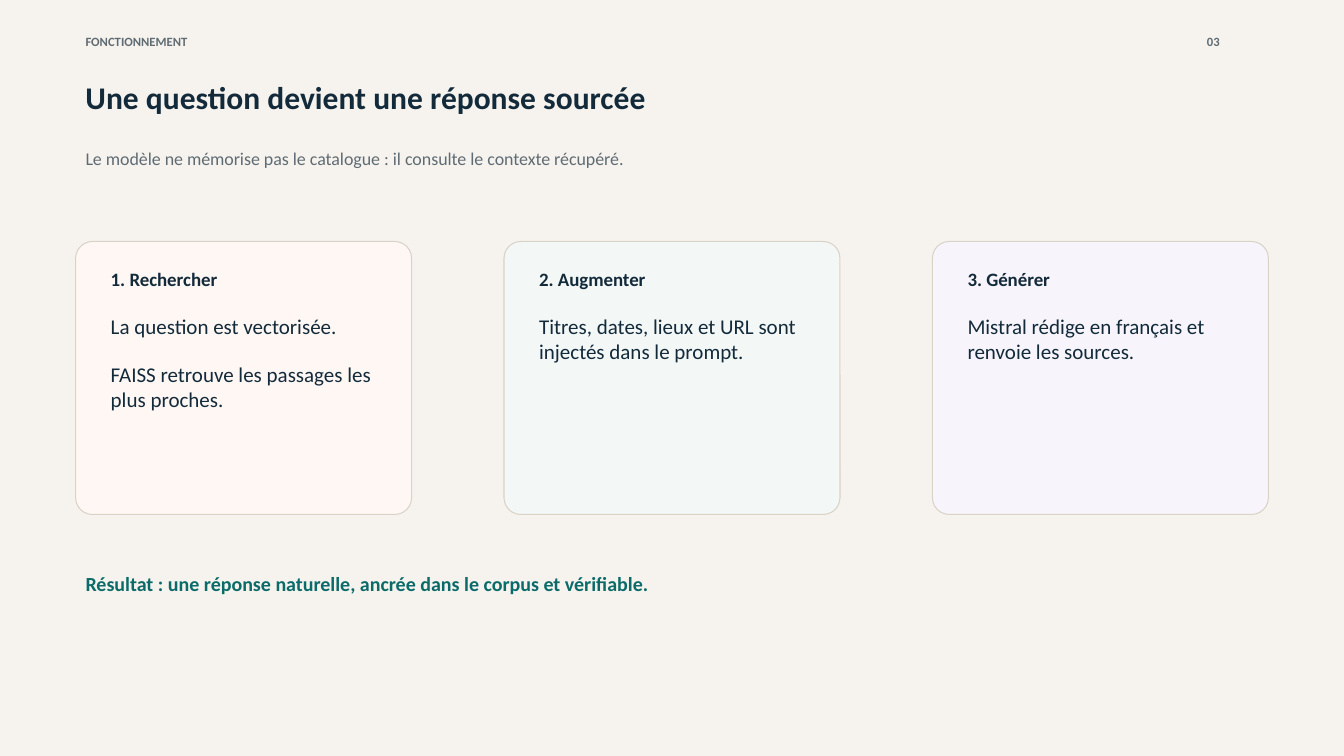
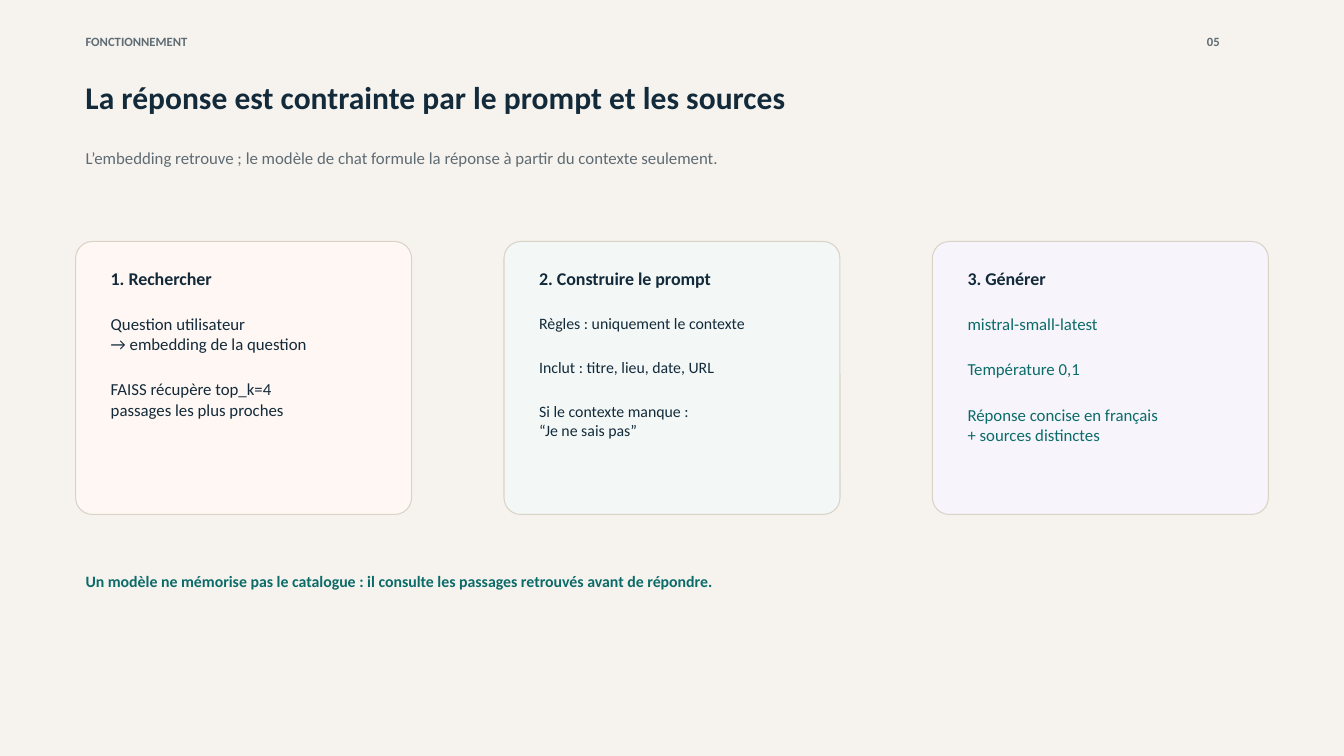
Before and after one commit to hgbe-GH/Projet7, a slide deck: slide 5 of outputs/openagenda-rag-soutenance.pptx (slide 3 before the commit). Drawn at 1344x756 pixels with LibreOffice and Linux fonts; fonts in the diff are those of the drawing. Boxes give left, top, right and bottom in pixels: in the first picture for what was removed or moved away, otherwise in the second. Text is boxed around its words. In the diff, an @@ line names an element or a change of style, - is before the commit and + after.

```diff
--- a/outputs/openagenda-rag-soutenance.pptx
+++ b/outputs/openagenda-rag-soutenance.pptx
@@ text at (85,87,785,114): text changed @@
-Une question devient une réponse sourcée
+La réponse est contrainte par le prompt et les sources
@@ text at (86,152,717,167): text changed; size 12.8 to 12 pt @@
-Le modèle ne mémorise pas le catalogue : il consulte le contexte récupéré.
+L’embedding retrouve ; le modèle de chat formule la réponse à partir du contexte seulement.
@@ text "1. Rechercher" at (111,272,212,285): size 13.5 to 12.8 pt @@
@@ text "3. Générer" at (968,272,1045,285): size 13.5 to 12.8 pt @@
@@ text at (539,272,710,288): text changed; size 13.5 to 12.8 pt @@
-2. Augmenter
+2. Construire le prompt
@@ text at (111,318,306,419): text changed; size 15 to 12 pt @@
-La question est vectorisée.
-FAISS retrouve les passages les plus proches.
+Question utilisateur
+→ embedding de la question
+FAISS récupère top_k=4
+passages les plus proches
@@ text at (539,318,745,439): text changed; size 15 to 11.2 pt @@
-Titres, dates, lieux et URL sont injectés dans le prompt.
+Règles : uniquement le contexte
+Inclut : titre, lieu, date, URL
+Si le contexte manque :
+“Je ne sais pas”
@@ text at (968,318,1158,441): text changed; size 15 to 12 pt; text colour #132A3A to #0B6B69 @@
-Mistral rédige en français et renvoie les sources.
+mistral-small-latest
+Température 0,1
+Réponse concise en français
++ sources distinctes
@@ text at (86,576,712,590): text changed; size 14.2 to 11.2 pt @@
-Résultat : une réponse naturelle, ancrée dans le corpus et vérifiable.
+Un modèle ne mémorise pas le catalogue : il consulte les passages retrouvés avant de répondre.
```
Also in this commit, not shown: 11 other slides changed, 2 other files.
